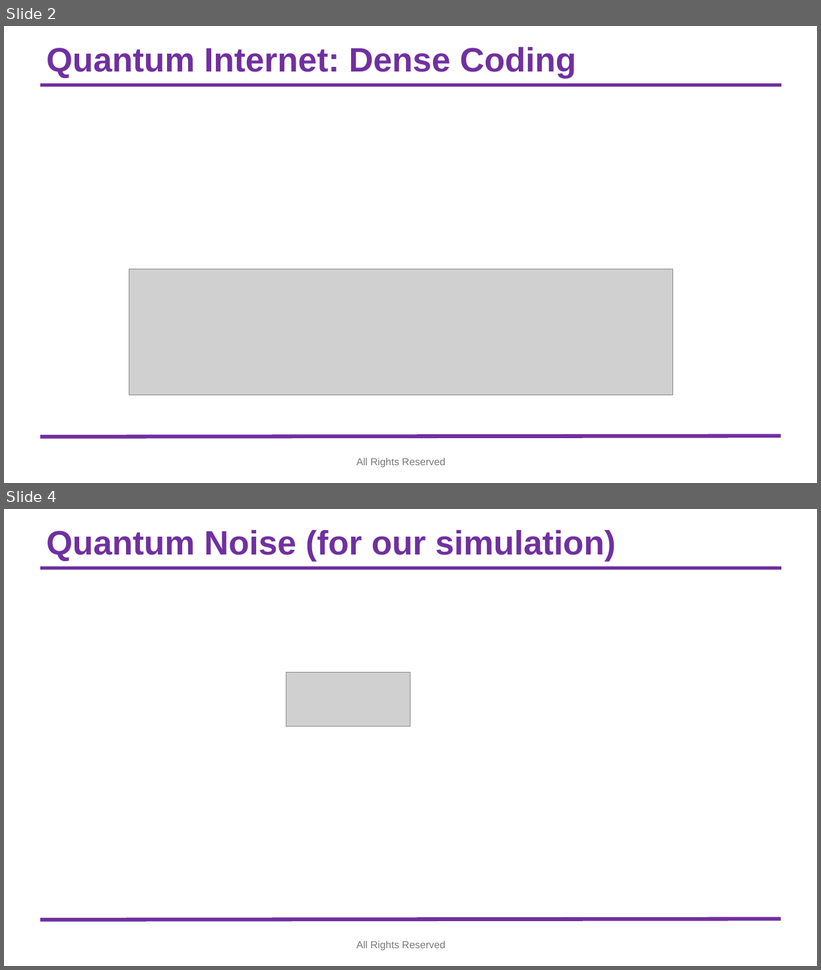
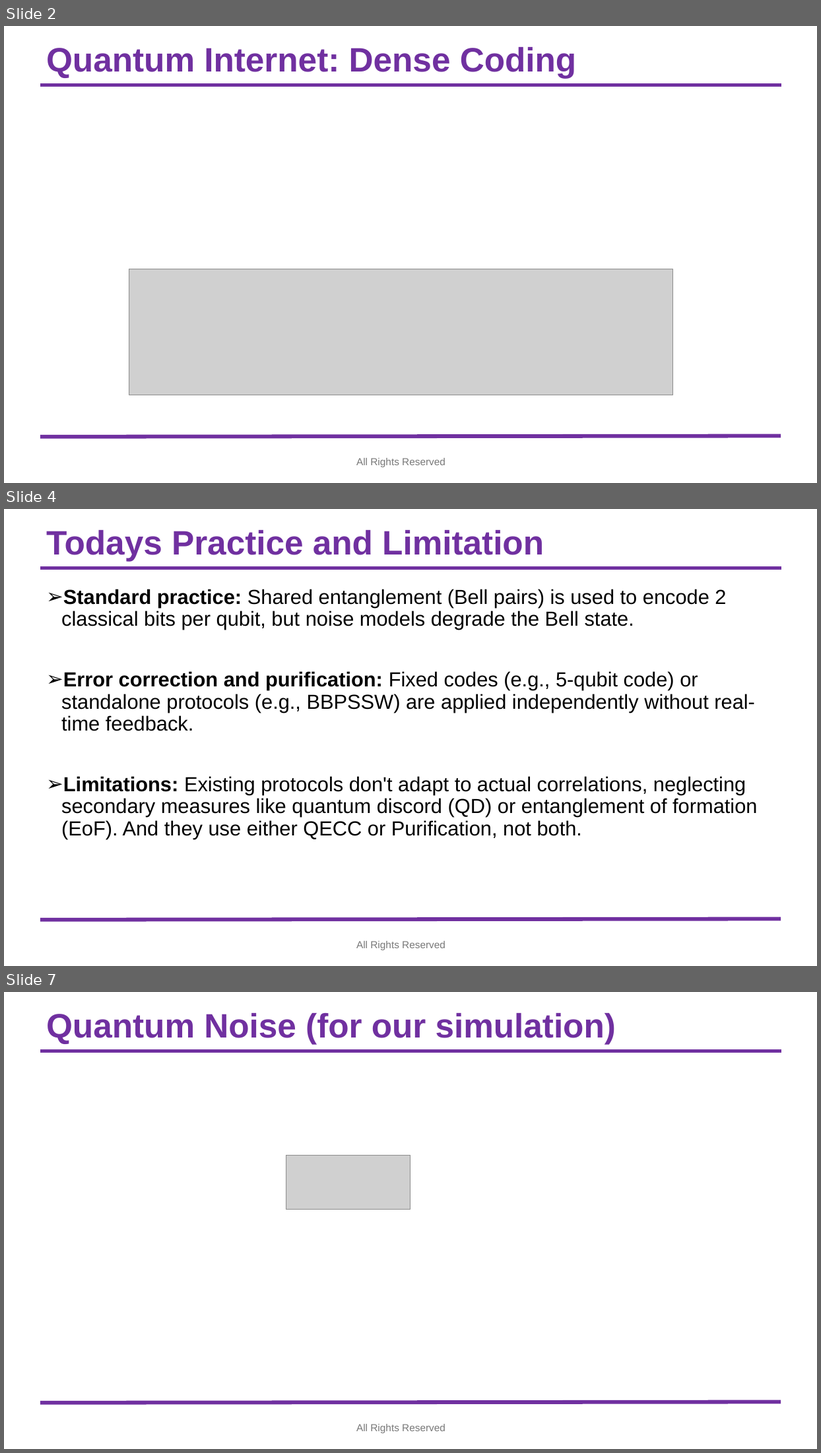
Before and after one commit to syedshubha/QNET25_Shubha, a slide deck: Fidelity_EntropyMatrics.pptx. Shown one above the other, each under a label of ours: slides 2 and 4 before the commit, slides 2, 4 and 7 after it; the slides between them are not shown. The pictures are 821x970 and 821x1453 pixels, drawn with LibreOffice and Linux fonts; fonts in the diff are those of the drawing; grey boxes stand for pictures; background and template pictures are left out. Boxes give left, top, right and bottom in pixels: in the first picture for what was removed or moved away, otherwise in the second. Text is boxed around its words. In the diff, an @@ line names an element or a change of style, - is before the commit and + after.

```diff
--- a/Fidelity_EntropyMatrics.pptx
+++ b/Fidelity_EntropyMatrics.pptx
@@ slide 4 added at <box>4,509,817,966</box>, background #FFFFFF; not listed: 2 template elements that a slide beside it also shows @@
@@ title added at <box>46,530,544,561</box>, 40 pt, text #7030A0, bold @@
+Todays Practice and Limitation
@@ text added at <box>61,589,757,839</box>, 24 pt, text #000000 @@
+➢ Standard practice: Shared entanglement (Bell pairs) is used to encode 2 classical bits per qubit, but noise models degrade the Bell state.
+➢ Error correction and purification: Fixed codes (e.g., 5-qubit code) or standalone protocols (e.g., BBPSSW) are applied independently without real-time feedback.
+➢ Limitations: Existing protocols don't adapt to actual correlations, neglecting secondary measures like quantum discord (QD) or entanglement of formation (EoF). And they use either QECC or Purification, not both.
@@ text added at <box>356,941,446,951</box>, 12 pt, text #797979 @@
+All Rights Reserved
@@ what was slide 4 is now slide 7 @@
```
Also in this commit, not shown: 2 slides changed, 2 other slides added.
